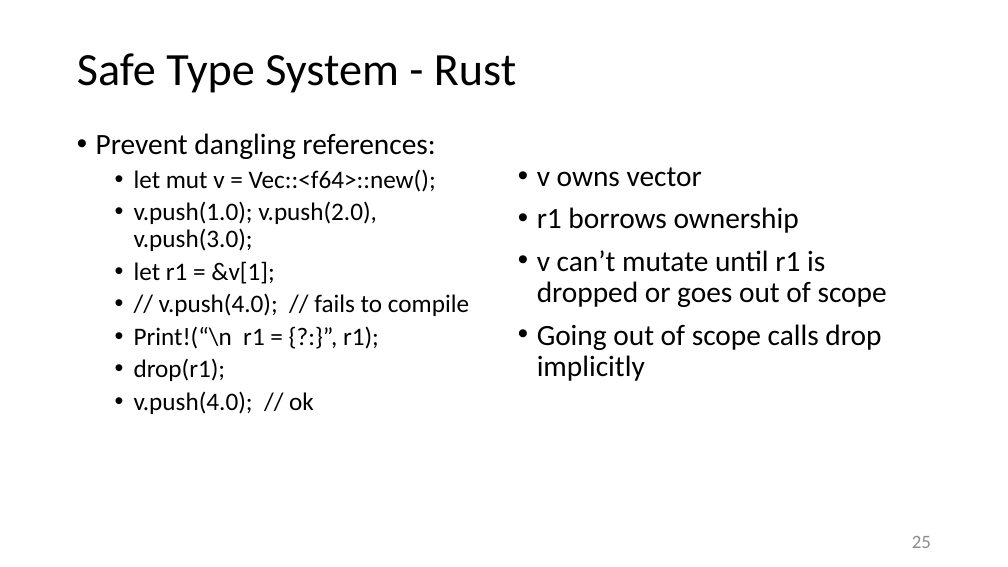
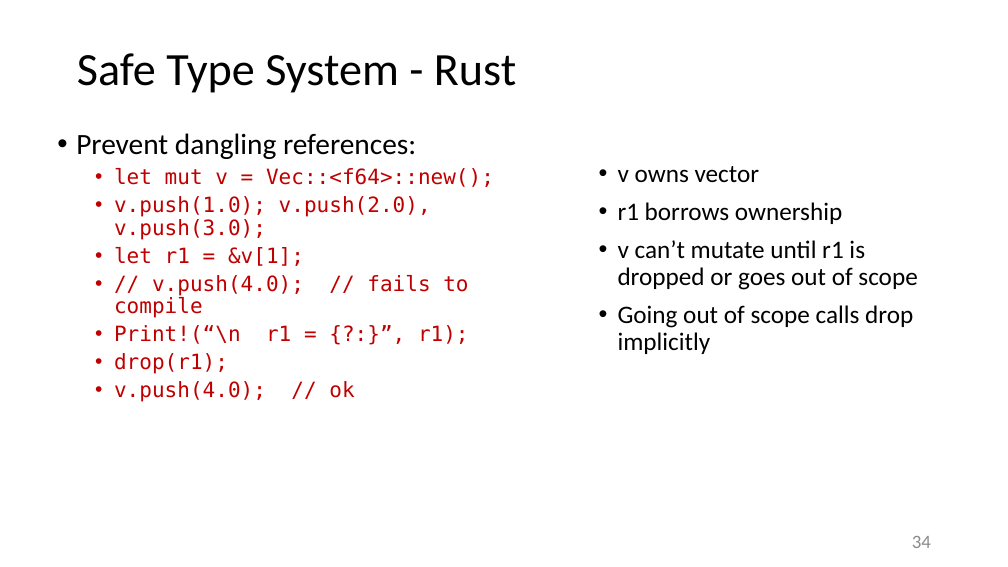
Before and after one commit to JimFawcett/JimFawcett.github.io, a slide deck: slide 34 of Resources/RustModels.pptx (slide 25 before the commit). Drawn at 1008x567 pixels with LibreOffice and Linux fonts; fonts in the diff are those of the drawing. Boxes give left, top, right and bottom in pixels: in the first picture for what was removed or moved away, otherwise in the second. Text is boxed around its words. In the diff, an @@ line names an element or a change of style, - is before the commit and + after.

```diff
--- a/Resources/RustModels.pptx
+++ b/Resources/RustModels.pptx
@@ text "Prevent dangling references:": place and size @@
-text "Prevent dangling references:" at (96, 133, 469, 414)
+text "Prevent dangling references:" at (76, 133, 494, 402)
@@ text at (114, 168, 494, 402): size 24 to 20 pt, font Calibri to DejaVu Sans Mono, text colour #000000 to #C00000 in "let mut v = Vec::<f64>::new();", "v.push(1.0); v.push(2.0), v.push(3.0);", "let r1 = &v[1];", "// v.push(4.0); // fails to compile" and 3 more places @@
@@ text "v owns vector": place and size @@
-text "v owns vector" at (537, 167, 887, 381)
+text "v owns vector" at (618, 166, 917, 354)
@@ text "v owns vector" at (618, 166, 917, 354): size 28 to 24 pt @@
@@ page number at (912, 536, 931, 548): text changed @@
-25
+34
```
Also in this commit, not shown: 19 other slides changed, 7 slides added.
